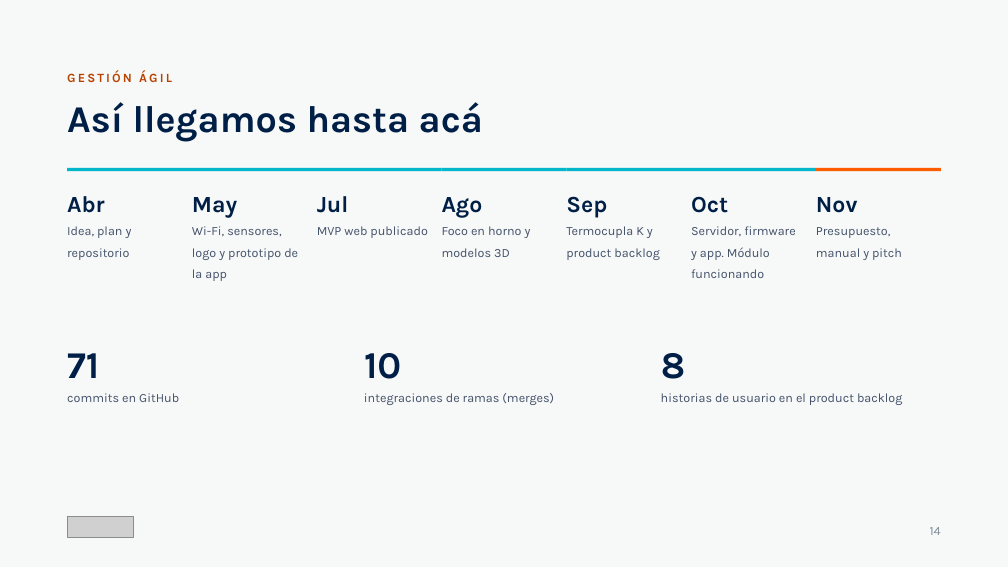
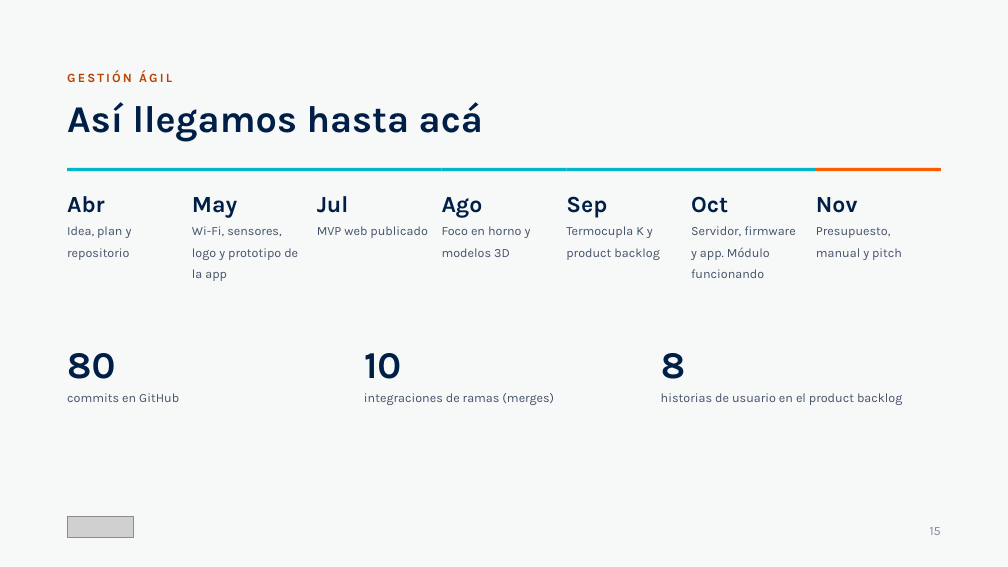
Before and after one commit to Code7C26/TermaLab, a slide deck: slide 15 of entregables/Pitch_Final_TermaLab.pptx. Drawn at 1008x567 pixels with LibreOffice and Linux fonts; fonts in the diff are those of the drawing; grey boxes stand for pictures. Boxes give left, top, right and bottom in pixels: in the first picture for what was removed or moved away, otherwise in the second. Text is boxed around its words. In the diff, an @@ line names an element or a change of style, - is before the commit and + after.

```diff
--- a/entregables/Pitch_Final_TermaLab.pptx
+++ b/entregables/Pitch_Final_TermaLab.pptx
@@ text at [67,353,115,379]: text changed @@
-71
+80
@@ text at [930,527,941,535]: text changed @@
-14
+15
```
Also in this commit, not shown: 13 other slides changed, 1 slide added, 4 other files.
